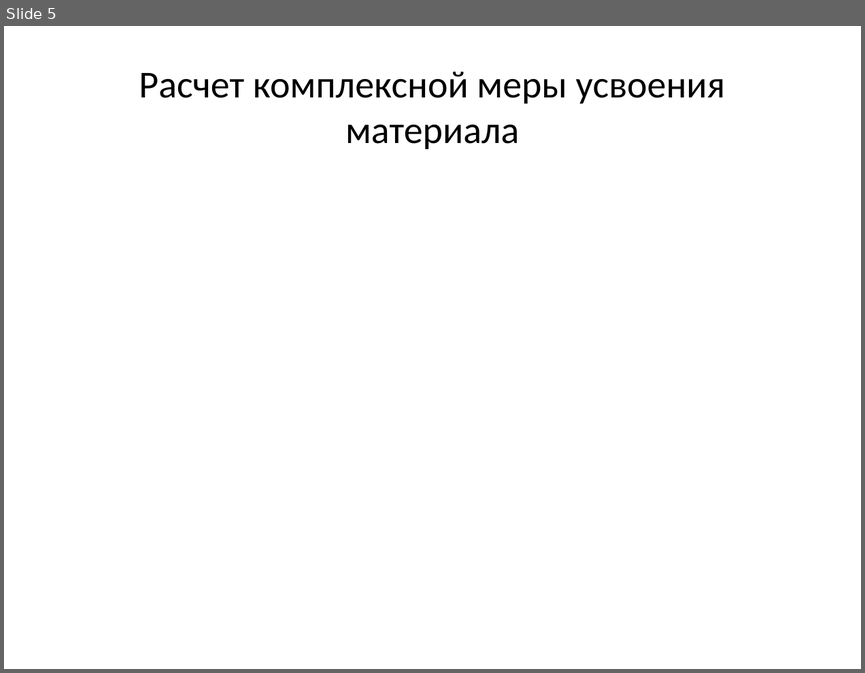
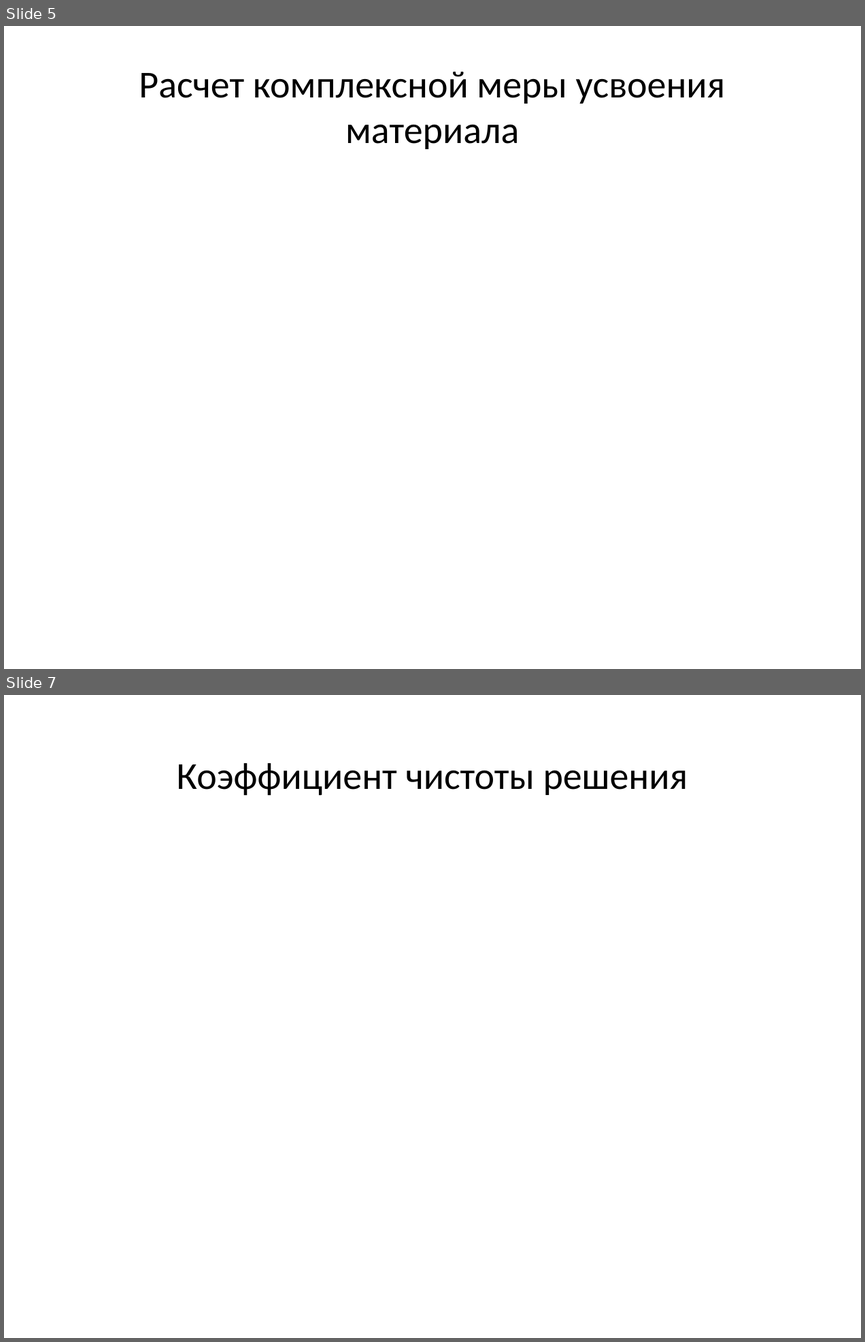
Before and after one commit to AlexDevyatov/Dissertation, a slide deck: Презентация.pptx. Shown one above the other, each under a label of ours: slide 5 before the commit, slides 5 and 7 after it; the slides between them are not shown. The pictures are 865x673 and 865x1342 pixels, drawn with LibreOffice and Linux fonts; fonts in the diff are those of the drawing; grey boxes stand for pictures. Boxes give left, top, right and bottom in pixels: in the first picture for what was removed or moved away, otherwise in the second. Text is boxed around its words. In the diff, an @@ line names an element or a change of style, - is before the commit and + after.

```diff
--- a/Презентация.pptx
+++ b/Презентация.pptx
@@ slide 7 added at <box>4,695,861,1338</box>, background #FFFFFF @@
@@ title added at <box>177,763,688,796</box>, 32 pt, text #000000 @@
+Коэффициент чистоты решения
```
Also in this commit, not shown: 3 other slides added.
